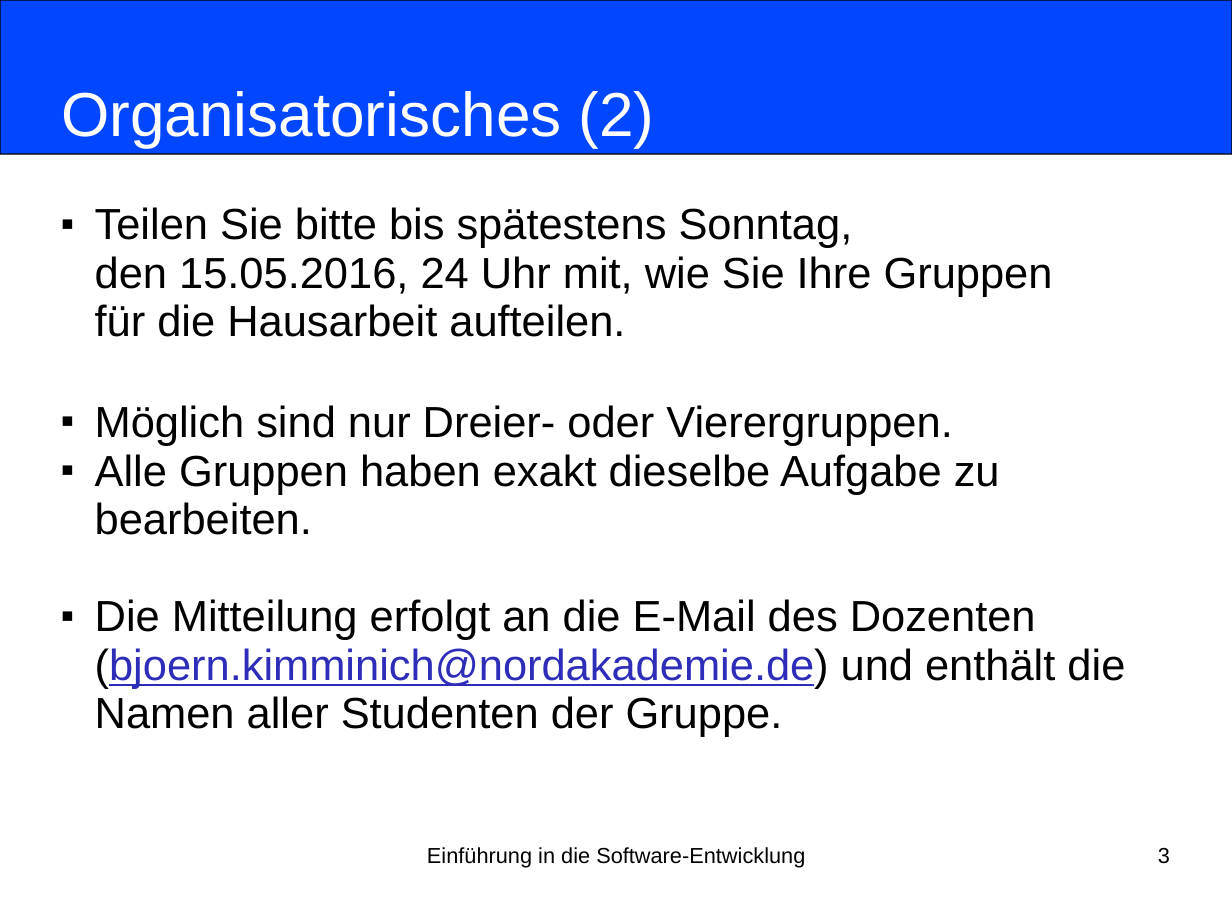
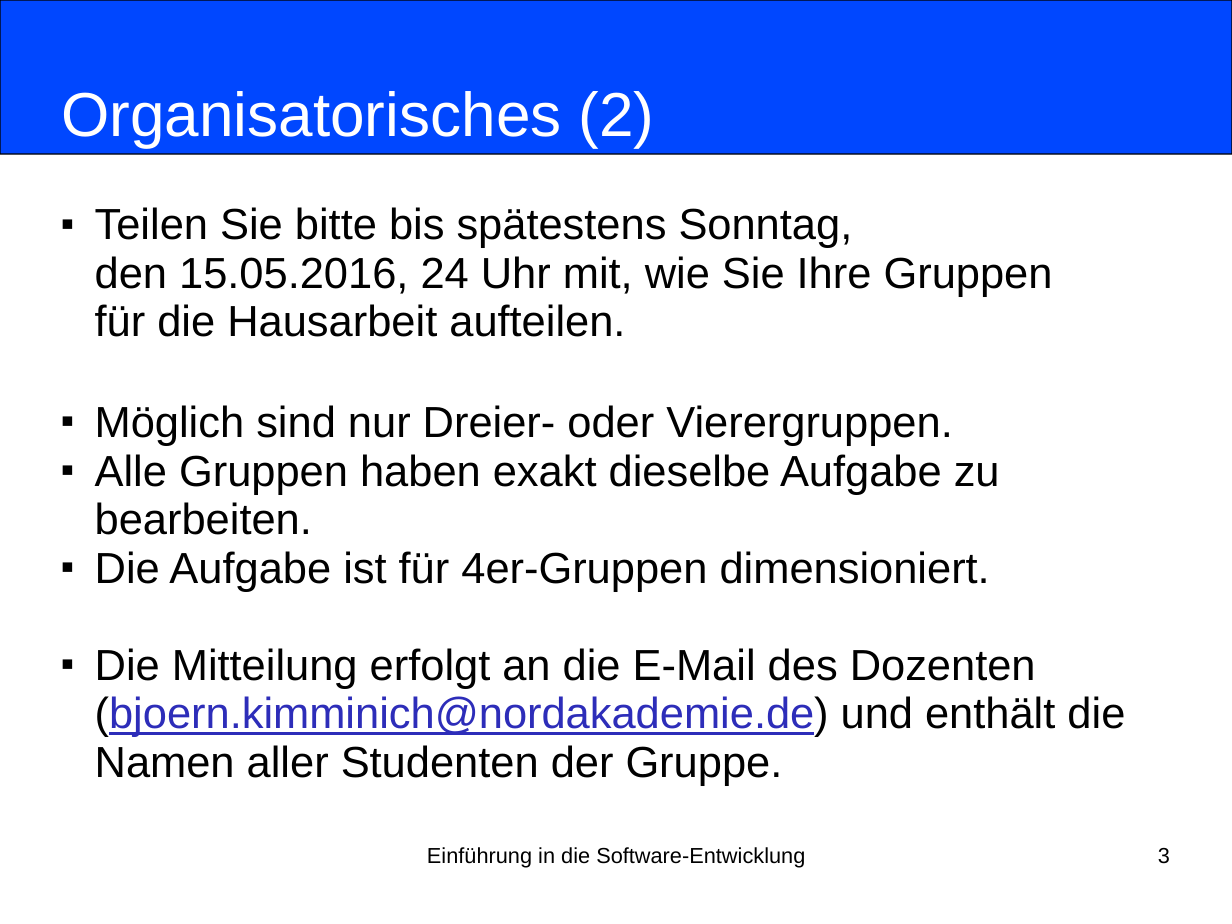
Before and after one commit to nordakademie-einfuehrung-java/vorlesungsskript, a slide deck: slide 3 of folien/Semester_04_Termin_01_Kapitel09.pptx. Drawn at 1232x924 pixels with LibreOffice and Linux fonts; fonts in the diff are those of the drawing. Boxes give left, top, right and bottom in pixels: in the first picture for what was removed or moved away, otherwise in the second. Text is boxed around its words. In the diff, an @@ line names an element or a change of style, - is before the commit and + after.

Commit message:
dimension fuer semesterarbeit

```diff
--- a/folien/Semester_04_Termin_01_Kapitel09.pptx
+++ b/folien/Semester_04_Termin_01_Kapitel09.pptx
@@ subtitle at [95,551,990,592]: paragraph added @@
+■ Die Aufgabe ist für 4er-Gruppen dimensioniert.
```
